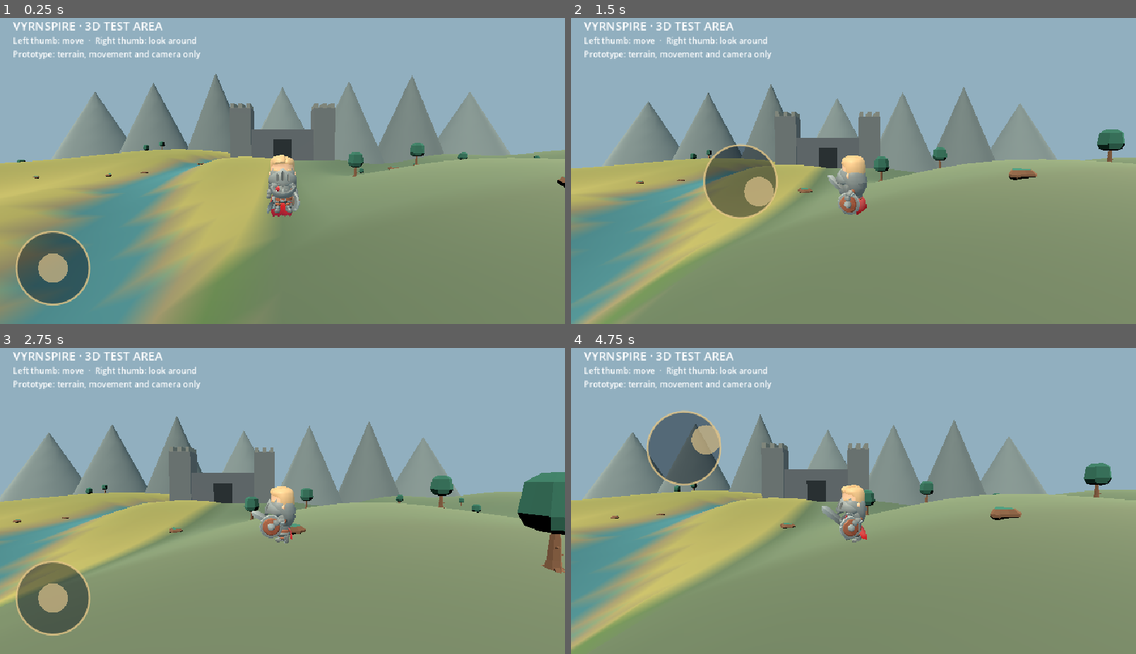
Above: before the commit, frames 1-4 (two rows, left to right).
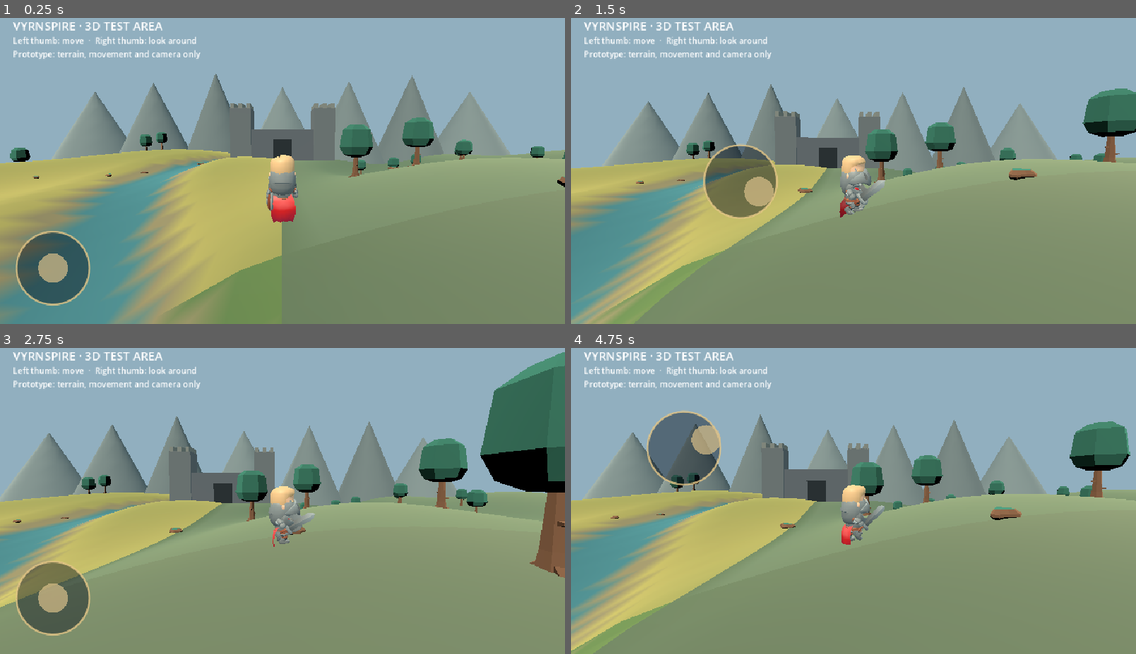
Above: after the commit, the same moments.

Repository: theintruder-glitch/Runebound
Game: Godot game, scene res://main.tscn
Same seed, same stepped clock (60 frames per second), same inputs: the game is played once before the commit and once after it.
Inputs (mouse positions are in pixels of both pictures, inside the frame that each line leads up to):
- Up to frame 1 (0.25 s): no input
- Up to frame 2 (1.5 s): move the mouse to (977, 149) at 0.52 s; hold D 0.53-1.25 s; click (977, 149) at 0.67 s; drag from (740, 180) to (825, 229) at 1.27 s
- Up to frame 3 (2.75 s): move the mouse to (339, 424) at 2.02 s; hold D from 2.03 s (still down)
- Up to frame 4 (4.75 s): release D at 2.75 s; drag from (825, 559) to (684, 448) at 2.77 s; move the mouse to (1023, 543) at 3.52 s; hold A 3.53-4.25 s; drag from (684, 448) to (768, 415) at 4.27 s

The runs differ from the first frame. In frame 1, 5.9% of the frame differs, in the area x 0-100%, y 32-100%; in frame 2, 6.0%; in frame 3, 11%, in the area x 0-100%, y 1-85%; in frame 4, 6.2%.

Commit message:
Orient hero behind camera and refine terrain detail

Diff:
--- a/vyrnspire-3d/scripts/preview.gd
+++ b/vyrnspire-3d/scripts/preview.gd
@@ -13,8 +13,8 @@
 var animator:AnimationPlayer
 var active_animation=""
 const SPEED=5.5
-const GRID=64
-const STEP=2.0
+const GRID=96
+const STEP=1.3333333333
 func river_center(z:float) -> float: return -8.0+sin(z*.055)*9.0
 func terrain_height(x:float,z:float) -> float:
 	var height=2.3*sin(x*.075)*cos(z*.065)+0.7*sin(x*.19+z*.11)+1.0*cos(z*.045)
@@ -62,7 +62,7 @@
 		if x<0 and z<0 and i%3!=0: continue
 		var p=Vector3(x,terrain_height(x,z),z)
 		var tree=TreeScene.instantiate();tree.position=p;tree.rotation.y=rng.randf_range(0,TAU)
-		var scale_value=rng.randf_range(1.2,2.0);tree.scale=Vector3.ONE*scale_value;add_child(tree)
+		var scale_value=rng.randf_range(2.6,4.2);tree.scale=Vector3.ONE*scale_value;add_child(tree)
 	for i in range(26):
 		var x=rng.randf_range(-55,55);var z=rng.randf_range(-55,55)
 		if Vector2(x,z).length()<8: continue
@@ -82,7 +82,7 @@
 	player=CharacterBody3D.new();player.name="Player";add_child(player);player.position=Vector3(0,terrain_height(0,0)+2,0)
 	var collision=CollisionShape3D.new();var capsule=CapsuleShape3D.new();capsule.radius=.35;capsule.height=1.8;collision.shape=capsule;collision.position.y=.9;player.add_child(collision)
 	avatar=Node3D.new();avatar.name="Avatar";player.add_child(avatar)
-	var hero=HeroScene.instantiate();hero.name="HeroModel";avatar.add_child(hero)
+	var hero=HeroScene.instantiate();hero.name="HeroModel";hero.rotation.y=PI;avatar.add_child(hero)
 	animator=hero.find_child("AnimationPlayer",true,false) as AnimationPlayer
 	if animator!=null:
 		for animation_name in ["Idle","Walking_A"]:
